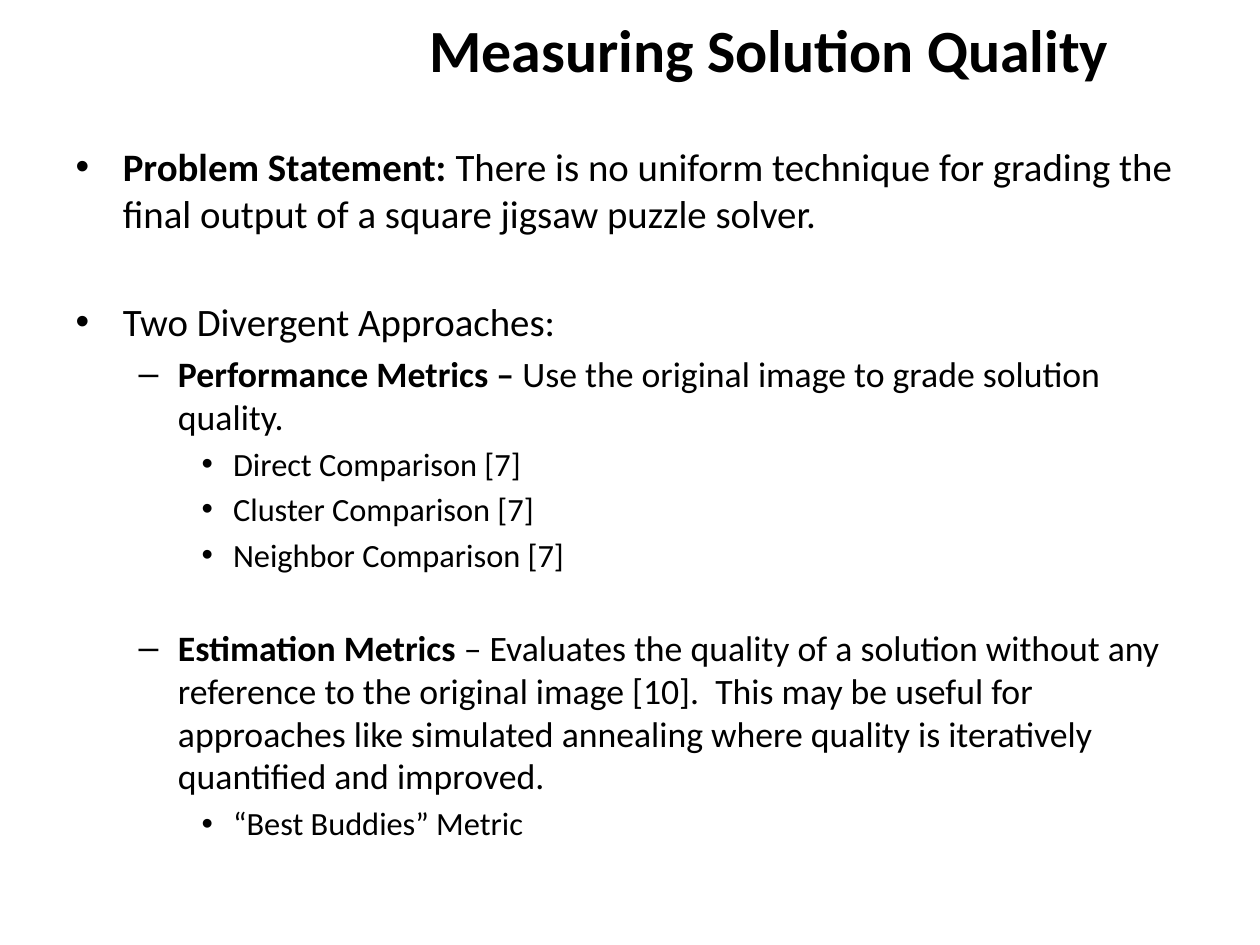
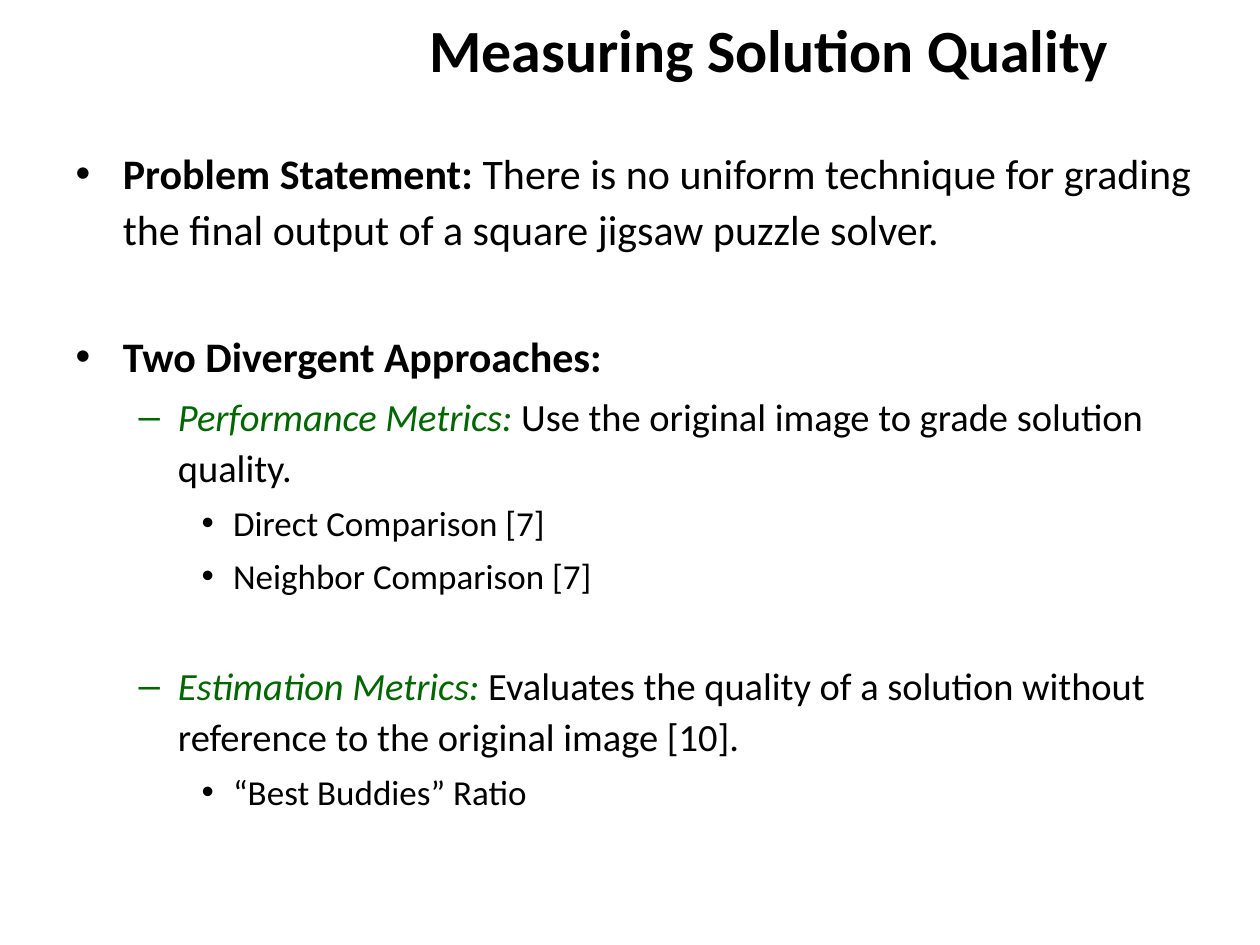
Before and after one commit to ZaydH/sjsu_thesis, a slide deck: slide 23 of Papers/Zayd_Hammoudeh_-_Square_Jigsaw_Puzzle_Problem_Literature_Review.pptx (slide 20 before the commit). Drawn at 1260x945 pixels with LibreOffice and Linux fonts; fonts in the diff are those of the drawing; background and template pictures are left out. Boxes give left, top, right and bottom in pixels: in the first picture for what was removed or moved away, otherwise in the second. Text is boxed around its words. In the diff, an @@ line names an element or a change of style, - is before the commit and + after.

Commit message:
Another incremental update of the literature review.  Including a new image to the file as well as a cleanup of the patch histogram image.

```diff
--- a/Papers/Zayd_Hammoudeh_-_Square_Jigsaw_Puzzle_Problem_Literature_Review.pptx
+++ b/Papers/Zayd_Hammoudeh_-_Square_Jigsaw_Puzzle_Problem_Literature_Review.pptx
@@ text at (123, 159, 1191, 595): size 22.2 to 24 pt in "Problem Statement: There is no uniform technique ...", "Two Divergent Approaches:"; bold on in "Two Divergent Approaches:"; size 18.5 to 20 pt in "Direct Comparison [7]", "Neighbor Comparison [7]"; line spacing 1 to 1.1 @@
@@ text at (178, 404, 1143, 489): text changed; size 20.4 to 22 pt @@
-  – Performance Metrics – Use the original image to grade solution quality.
+  – Performance Metrics: Use the original image to grade solution quality.
@@ text at (233, 497, 533, 527): paragraph removed @@
-    • Cluster Comparison [7]
@@ text at (178, 673, 1145, 806): text changed; size 20.4 to 22 pt @@
-  – Estimation Metrics – Evaluates the quality of a solution without any reference to the original image [10]. This may be useful for approaches like simulated annealing where quality is iteratively quantified and improved.
-    • “Best Buddies” Metric
+  – Estimation Metrics: Evaluates the quality of a solution without reference to the original image [10].
+    • “Best Buddies” Ratio
```
Also in this commit, not shown: 4 other slides changed, 2 slides added, 2 other files.
